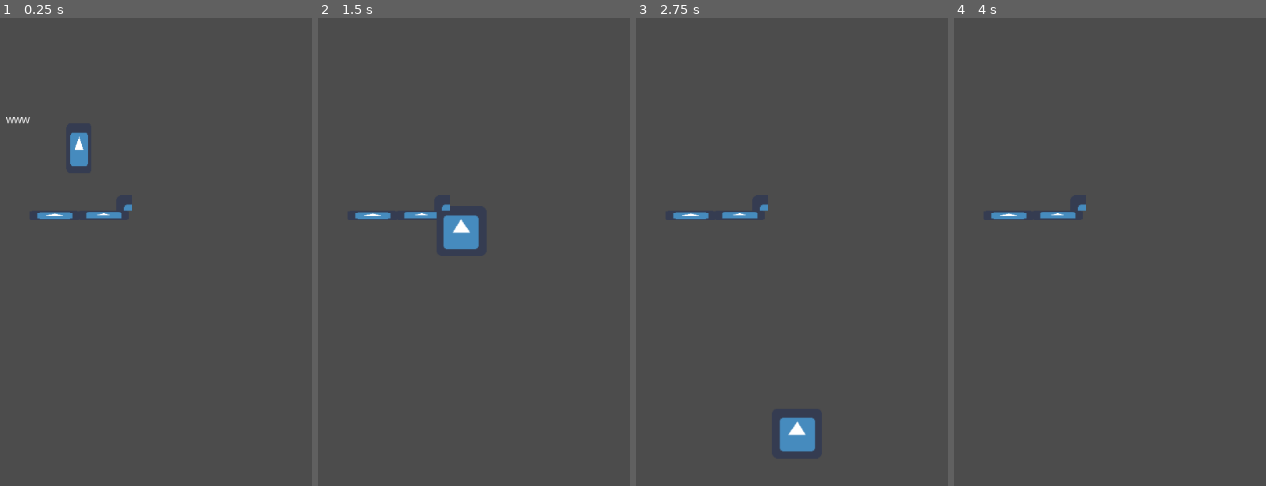
Above: before the commit, frames 1-4 (left to right).
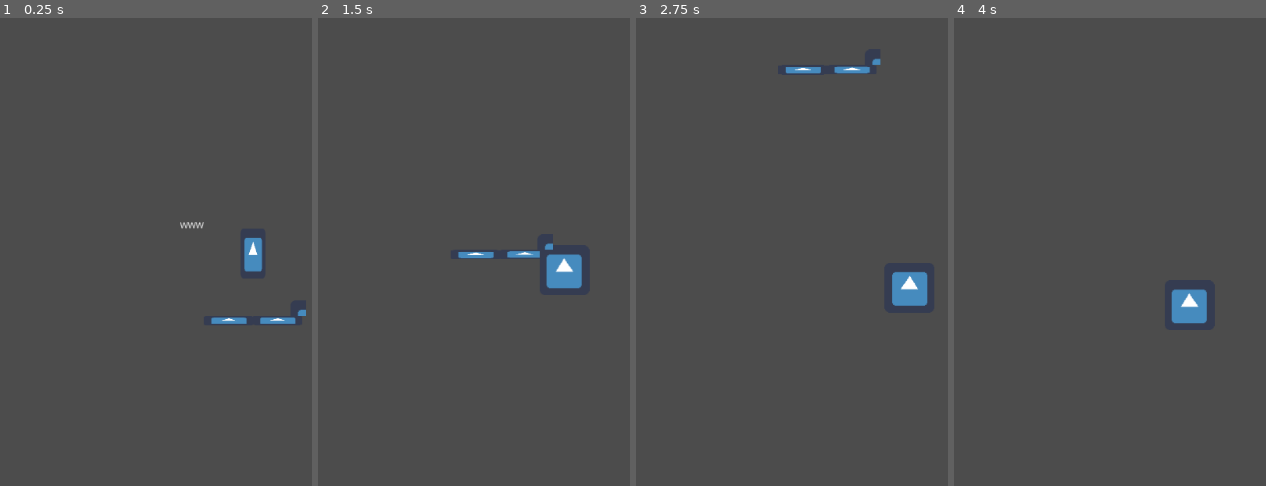
Above: after the commit, the same moments.

Repository: florian-rieder/ItsYourTurnToHide
Game: Godot game, scene res://ZacTestScene.tscn
Same seed, same stepped clock (60 frames per second), same inputs: the game is played once before the commit and once after it. Before the commit the project has no main scene; this scene is started directly in both runs. The engine's default icon, where the game draws it, is replaced by a stand-in: a white triangle on a blue panel in a dark square.
Inputs:
- Up to frame 1 (0.25 s): no input
- Up to frame 2 (1.5 s): hold D (right) 0.53-1.28 s; tap E (interact) at 0.6, 1.35 s; hold A (left) from 1.28 s (still down)
- Up to frame 3 (2.75 s): release A (left) at 2.03 s; hold D (right) from 2.03 s (still down); tap E (interact) at 2.1 s
- Up to frame 4 (4 s): tap E (interact) at 2.85, 3.6 s; release D (right) at 3.53 s; hold A (left) from 3.53 s (still down)

The runs differ from the first frame. In frame 1, 1.7% of the frame differs, in the area x 1-99%, y 21-66%; in frame 2, 2.4%; in frame 3, 2.5%, in the area x 11-94%, y 8-93%; in frame 4, 1.2%.

Commit message:
added parallax background

Diff:
--- a/Player.tscn
+++ b/Player.tscn
@@ -1,7 +1,8 @@
-[gd_scene load_steps=4 format=2]
+[gd_scene load_steps=5 format=2]
 
 [ext_resource path="res://icon.png" type="Texture" id=1]
 [ext_resource path="res://Player.gd" type="Script" id=2]
+[ext_resource path="res://shake_camera_2d.gd" type="Script" id=3]
 
 [sub_resource type="CapsuleShape2D" id=1]
 radius = 16.0
@@ -21,5 +22,10 @@
 position = Vector2( 0, 31.3838 )
 enabled = true
 cast_to = Vector2( 0, 5 )
+
+[node name="Camera2D" type="Camera2D" parent="."]
+current = true
+smoothing_enabled = true
+script = ExtResource( 3 )
 [connection signal="canInteract" from="." to="." method="_on_Player_canInteract"]
 [connection signal="resetInteract" from="." to="." method="_on_Player_resetInteract"]
--- /dev/null
+++ b/parallax_background.gd
@@ -0,0 +1,14 @@
+extends ParallaxBackground
+
+
+export(NodePath) onready var player = get_node(player) as Player
+export(NodePath) onready var _background = get_node(_background) as Sprite
+
+func _ready():
+	$ParallaxLayer.motion_mirroring = _background.texture.get_size()#.rotated(_background.global_rotation)
+
+func _process(_delta):
+	var scroll = Vector2(0,3) #Some default scrolling so there's always movement.
+	if player != null:
+		scroll += player._velocity / 100
+	scroll_offset += scroll
--- a/project.godot
+++ b/project.godot
@@ -39,6 +39,7 @@
 [application]
 
 config/name="lvlupgamejam2021"
+run/main_scene="res://village_day.tscn"
 config/icon="res://icon.png"
 
 [autoload]
@@ -47,14 +48,14 @@
 
 [input]
 
+left={
+"deadzone": 0.5,
+"events": [ Object(InputEventKey,"resource_local_to_scene":false,"resource_name":"","device":0,"alt":false,"shift":false,"control":false,"meta":false,"command":false,"pressed":false,"scancode":65,"unicode":0,"echo":false,"script":null)
+ ]
+}
 right={
 "deadzone": 0.5,
 "events": [ Object(InputEventKey,"resource_local_to_scene":false,"resource_name":"","device":0,"alt":false,"shift":false,"control":false,"meta":false,"command":false,"pressed":false,"scancode":68,"unicode":0,"echo":false,"script":null)
- ]
-}
-left={
-"deadzone": 0.5,
-"events": [ Object(InputEventKey,"resource_local_to_scene":false,"resource_name":"","device":0,"alt":false,"shift":false,"control":false,"meta":false,"command":false,"pressed":false,"scancode":65,"unicode":0,"echo":false,"script":null)
  ]
 }
 interact={
@@ -66,3 +67,7 @@
 [rendering]
 
 environment/default_environment="res://default_env.tres"
+
+[world]
+
+2d/cell_size=16
--- /dev/null
+++ b/village_day.tscn
@@ -0,0 +1,40 @@
+[gd_scene load_steps=7 format=2]
+
+[ext_resource path="res://parallax_background.gd" type="Script" id=1]
+[ext_resource path="res://assets/background1.png" type="Texture" id=2]
+[ext_resource path="res://Player.tscn" type="PackedScene" id=3]
+[ext_resource path="res://icon.png" type="Texture" id=4]
+
+[sub_resource type="TileSet" id=2]
+
+[sub_resource type="RectangleShape2D" id=1]
+extents = Vector2( 31.8662, 31.3655 )
+
+[node name="Main" type="Node2D"]
+
+[node name="GameSpace" type="TileMap" parent="."]
+tile_set = SubResource( 2 )
+format = 1
+
+[node name="ParallaxBackground" type="ParallaxBackground" parent="."]
+script = ExtResource( 1 )
+player = NodePath("../Player")
+_background = NodePath("ParallaxLayer/Sprite")
+
+[node name="ParallaxLayer" type="ParallaxLayer" parent="ParallaxBackground"]
+
+[node name="Sprite" type="Sprite" parent="ParallaxBackground/ParallaxLayer"]
+texture = ExtResource( 2 )
+
+[node name="Player" parent="." instance=ExtResource( 3 )]
+
+[node name="Sprite" type="Sprite" parent="."]
+position = Vector2( -2.00208, 150.169 )
+scale = Vector2( 16.6635, 0.770575 )
+texture = ExtResource( 4 )
+
+[node name="StaticBody2D" type="StaticBody2D" parent="Sprite"]
+
+[node name="CollisionShape2D" type="CollisionShape2D" parent="Sprite/StaticBody2D"]
+scale = Vector2( 1, 1 )
+shape = SubResource( 1 )
Binary file added: assets/background1.png
Not shown, added: assets/background1.png.import
